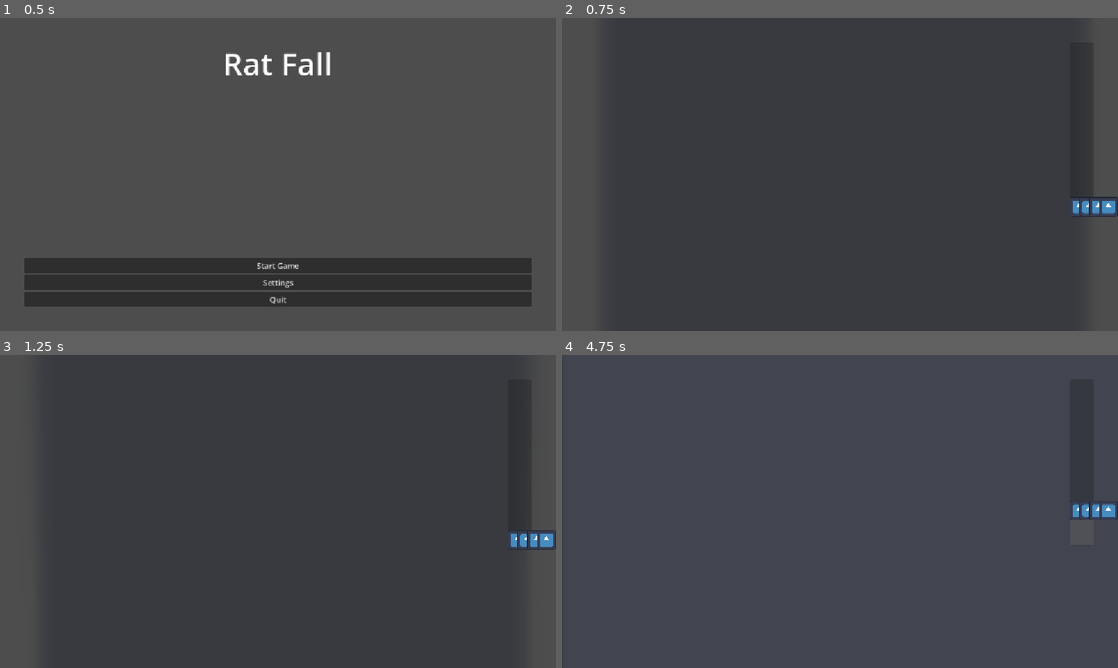
Above: before the commit, frames 1-4 (two rows, left to right).
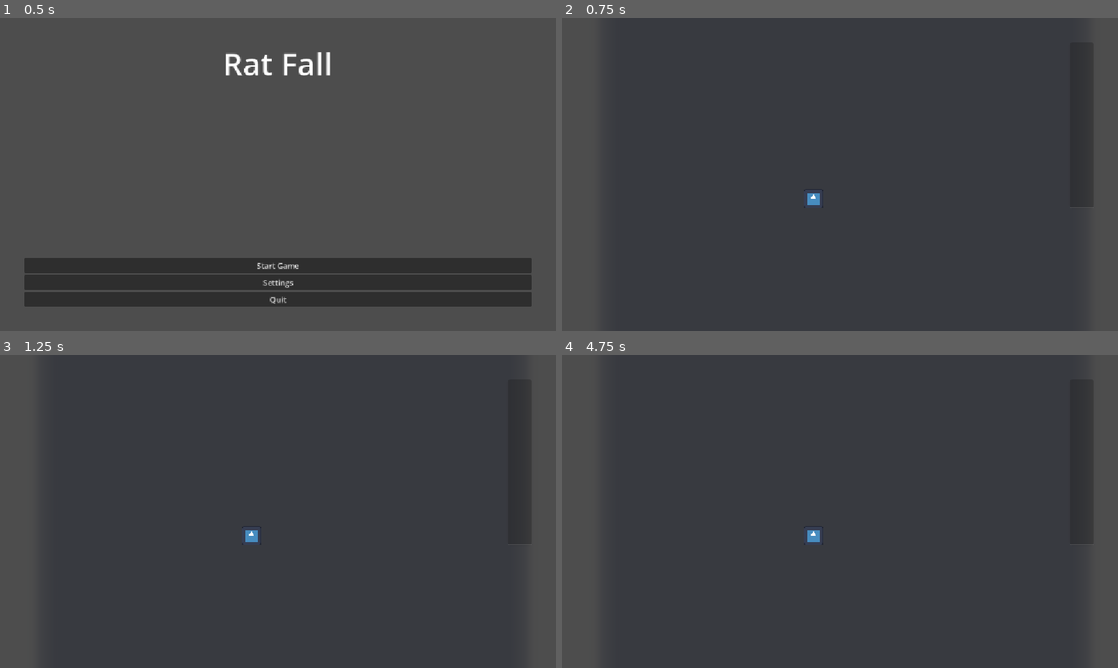
Above: after the commit, the same moments.

Repository: eebysheebstudio-hue/RatFall
Game: Godot game, scene res://Scenes/BootLevel.tscn
Two runs of this game, one before a commit and one after it. Both use one fixed random seed, a clock stepped at 60 frames per second and the inputs below. The engine's default icon, where the game draws it, is replaced by a stand-in: a white triangle on a blue panel in a dark square.
Inputs:
- Up to frame 1 (0.5 s): no input
- Up to frame 2 (0.75 s): click "Start Game" at 0.5 s
- Up to frame 3 (1.25 s): no input
- Up to frame 4 (4.75 s): hold D (p1_right) 1.28-2.03 s; hold I (p1_test_boost) 1.28-2.03 s; tap O (p1_test_fall) at 1.55, 2.1 s; hold S (p1_down) 2.03-2.78 s; tap P (p1_test_stop) at 2.3 s; hold D (p1_right) 2.78-3.53 s; hold P (p1_test_stop) 2.78-3.53 s; tap U (p1_test_cannon, bound only after the commit) at 3.05, 3.6 s; hold W (p1_up) 3.53-4.28 s; tap Y (p1_test_hook, bound only after the commit) at 3.8 s; hold A (p1_left) from 4.28 s (still down); hold Y (p1_test_hook, bound only after the commit) from 4.28 s (still down); tap I (p1_test_boost) at 4.55 s

Frame 1 is identical in both runs. In frame 2, 0.4% of the frame differs, in the area x 44-100%, y 56-64%; in frame 3, 0.4%; in frame 4, 0.8%, in the area x 43-100%, y 46-61%.

Commit message:
Added hook and cannon movement states to player.

Diff:
--- a/Scenes/Player/player.gd
+++ b/Scenes/Player/player.gd
@@ -7,50 +7,70 @@
 var horizontalSpeedMultiplier: float = 0.1
 var verticalSpeedMultiplier: float = 0.1
 
-@export var verticalClimbingSpeed: float = 0.1
-@export var horizontalClimbingSpeed: float = 0.08
-@export var verticalSpeedWhileFalling: float = 0.0
-@export var horizontalSpeedWhileFalling: float = 0.05
+var verticalClimbingSpeed: float = 0.1
+var horizontalClimbingSpeed: float = 0.08
+var verticalSpeedWhileFalling: float = 0.0
+var horizontalSpeedWhileFalling: float = 0.05
 
-@export var speedBoostMultiplier: float = 2.0
+var speedBoostMultiplier: float = 2.0
+var hook_boost: float = 6.0
 
-enum ClimbingState { CLIMBING, FALLING, STOPPED }
+
+enum ClimbingState { CLIMBING, FALLING, STOPPED, CANNON, HOOKED }
 
 var current_state: ClimbingState = ClimbingState.CLIMBING
 var speedBoostTimer: float = 0.0
 
+# Set by apply_hook_state() to tell _physics_process which way to push
+var hook_direction: float = 0.0
+
 
 func _physics_process(delta: float) -> void:
 	print("state=", current_state, "  vel=", velocity, "  pos=", position)
-		# Speed boost
+	# Speed boost
 	if speedBoostTimer > 0.0:
 		speedBoostTimer -= delta
-	var climb_speed := verticalClimbingSpeed
+	var climb_speed_y := verticalClimbingSpeed
+	var climb_speed_x := horizontalClimbingSpeed
 	if speedBoostTimer > 0.0:
-		climb_speed *= speedBoostMultiplier
+		climb_speed_y *= speedBoostMultiplier
+		climb_speed_x *= speedBoostMultiplier
 
 	# State multipliers
 	match current_state:
 		ClimbingState.CLIMBING:
-			verticalSpeedMultiplier = climb_speed
-			horizontalSpeedMultiplier = horizontalClimbingSpeed
+			verticalSpeedMultiplier = climb_speed_y
+			horizontalSpeedMultiplier = climb_speed_x
 		ClimbingState.FALLING:
 			verticalSpeedMultiplier = verticalSpeedWhileFalling
 			horizontalSpeedMultiplier = horizontalSpeedWhileFalling
 		ClimbingState.STOPPED:
 			verticalSpeedMultiplier = 0.0
 			horizontalSpeedMultiplier = 0.0
+		ClimbingState.CANNON:
+			verticalSpeedMultiplier = verticalSpeedWhileFalling
+			horizontalSpeedMultiplier = horizontalSpeedWhileFalling
+		ClimbingState.HOOKED:
+			verticalSpeedMultiplier = verticalSpeedWhileFalling
+			horizontalSpeedMultiplier = horizontalSpeedWhileFalling
 
 	# Gravity only while falling
-	#if current_state == ClimbingState.FALLING:
-	#	velocity += get_gravity() * delta
+	if current_state == ClimbingState.FALLING:
+		velocity += get_gravity() * delta
+	# cannon moves player negitive gravity. The player falls upwards.
+	elif current_state == ClimbingState.CANNON:
+		velocity -= get_gravity() * delta
 
 	# Horizontal movement
-	var direction := Input.get_axis("p1_left", "p1_right")
-	if direction:
-		velocity.x = direction * SPEED * horizontalSpeedMultiplier
+	if current_state == ClimbingState.HOOKED:
+		# hook moves player left or right. The player falls sideways
+		velocity.x = hook_direction * SPEED * horizontalSpeedMultiplier * hook_boost
 	else:
-		velocity.x = move_toward(velocity.x, 0, SPEED)
+		var direction := Input.get_axis("p1_left", "p1_right")
+		if direction:
+			velocity.x = direction * SPEED * horizontalSpeedMultiplier
+		else:
+			velocity.x = move_toward(velocity.x, 0, SPEED)
 
 	# Vertical movement only while climbing
 	if current_state == ClimbingState.CLIMBING:
@@ -63,6 +83,18 @@
 	move_and_slide()
 
 # State transitions
+
+func _input(event: InputEvent) -> void:
+	if event.is_action_pressed("p1_test_stop"):
+		apply_stopped_state(2.0)
+	if event.is_action_pressed("p1_test_fall"):
+		apply_falling_state(2.0)
+	if event.is_action_pressed("p1_test_boost"):
+		apply_speed_boost(3.0)
+	if event.is_action_pressed("p1_test_cannon"):
+		apply_cannon_state(1.5)
+	if event.is_action_pressed("p1_test_hook"):
+		apply_hook_state(1, true)
 
 func start_game() -> void:
 	current_state = ClimbingState.STOPPED
@@ -79,11 +111,29 @@
 	if current_state == ClimbingState.STOPPED:
 		current_state = ClimbingState.CLIMBING # When stopped timer is expired, climb
 
-func apply_falling_state (duration: float) -> void:
+func apply_falling_state(duration: float) -> void:
 	current_state = ClimbingState.FALLING
 	await get_tree().create_timer(duration).timeout
 	if current_state == ClimbingState.FALLING:
-		current_state = ClimbingState.CLIMBING # When falling timer is expired, climb
+		current_state = ClimbingState.CLIMBING # When falling timer is expired, climb.
+
+# cannon moves player negitive gravity. The player falls upwards.
+func apply_cannon_state(duration: float) -> void:
+	current_state = ClimbingState.CANNON
+	await get_tree().create_timer(duration).timeout
+	if current_state == ClimbingState.CANNON:
+		current_state = ClimbingState.CLIMBING # When cannon timer is expired, climb.
 
 func apply_speed_boost(duration: float) -> void:
 	speedBoostTimer = max(speedBoostTimer, duration)
+
+# Hook moves player left or right. The player falls sideways.
+func apply_hook_state(duration: float, isHookedLeft: bool) -> void:
+	current_state = ClimbingState.HOOKED
+	if isHookedLeft:
+		hook_direction = -1.0
+	else:
+		hook_direction = 1.0
+	await get_tree().create_timer(duration).timeout
+	if current_state == ClimbingState.HOOKED:
+		current_state = ClimbingState.CLIMBING # When hook timer is expired, climb.
--- a/Scenes/hill.gd
+++ b/Scenes/hill.gd
@@ -13,11 +13,11 @@
 
 
 # Called every frame. 'delta' is the elapsed time since the previous frame.
-func _process(delta: float) -> void:
-	if (percent_progress < 100):
-		percent_progress = percent_progress + (percent_progress_speed * delta)
-		$MovementNode.position = $MovementNode.position + Vector2(0, -hill_height * percent_progress / 100)
-		$CanvasLayer/BoxContainer/MarginContainer/HillProgressBar.update_progress(percent_progress)
+#func _process(delta: float) -> void:
+	#if (percent_progress < 100):
+		#percent_progress = percent_progress + (percent_progress_speed * delta)
+		#$MovementNode.position = $MovementNode.position + Vector2(0, -hill_height * percent_progress / 100)
+		#$CanvasLayer/BoxContainer/MarginContainer/HillProgressBar.update_progress(percent_progress)
 
 func _on_kill_box_body_entered(body: Node2D) -> void:
 	if body is Player:
--- a/project.godot
+++ b/project.godot
@@ -172,6 +172,16 @@
 "events": [Object(InputEventKey,"resource_local_to_scene":false,"resource_name":"","device":16,"window_id":0,"alt_press …(190 unchanged characters)…
 ]
 }
+p1_test_cannon={
+"deadzone": 0.2,
+"events": [Object(InputEventKey,"resource_local_to_scene":false,"resource_name":"","device":16,"window_id":0,"alt_pressed":false,"shift_pressed":false,"ctrl_pressed":false,"meta_pressed":false,"pressed":false,"keycode":0,"physical_keycode":85,"key_label":0,"unicode":0,"location":0,"echo":false,"script":null)
+]
+}
+p1_test_hook={
+"deadzone": 0.2,
+"events": [Object(InputEventKey,"resource_local_to_scene":false,"resource_name":"","device":16,"window_id":0,"alt_pressed":false,"shift_pressed":false,"ctrl_pressed":false,"meta_pressed":false,"pressed":false,"keycode":0,"physical_keycode":89,"key_label":0,"unicode":0,"location":0,"echo":false,"script":null)
+]
+}
 
 [layer_names]
 
